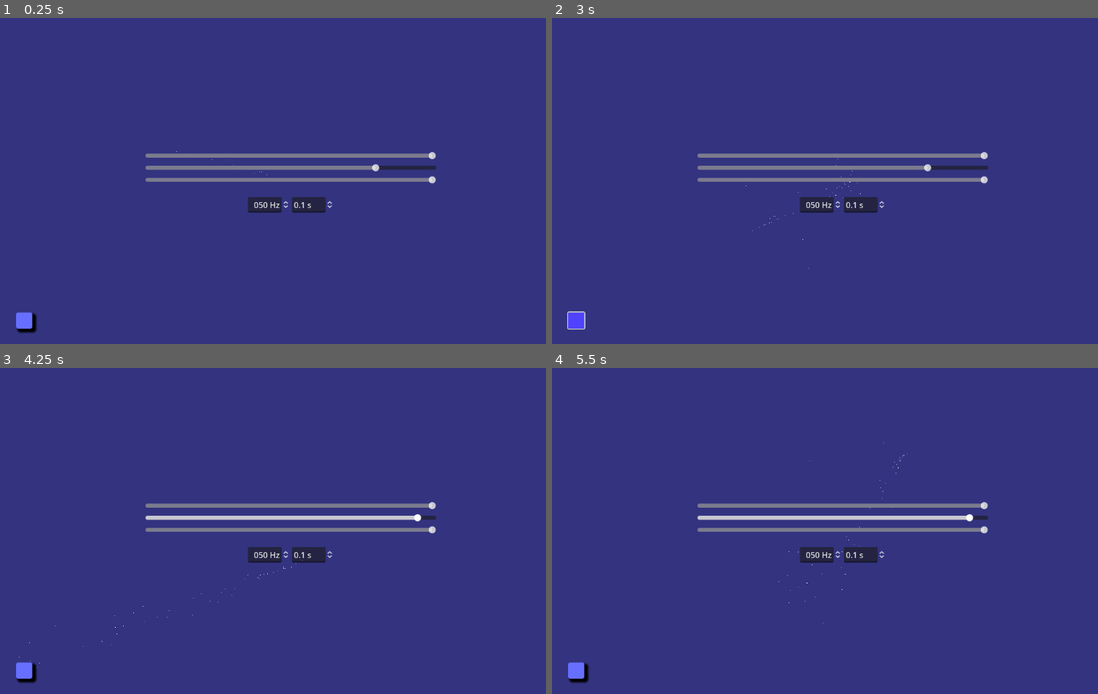
Above: before the commit, frames 1-4 (two rows, left to right).
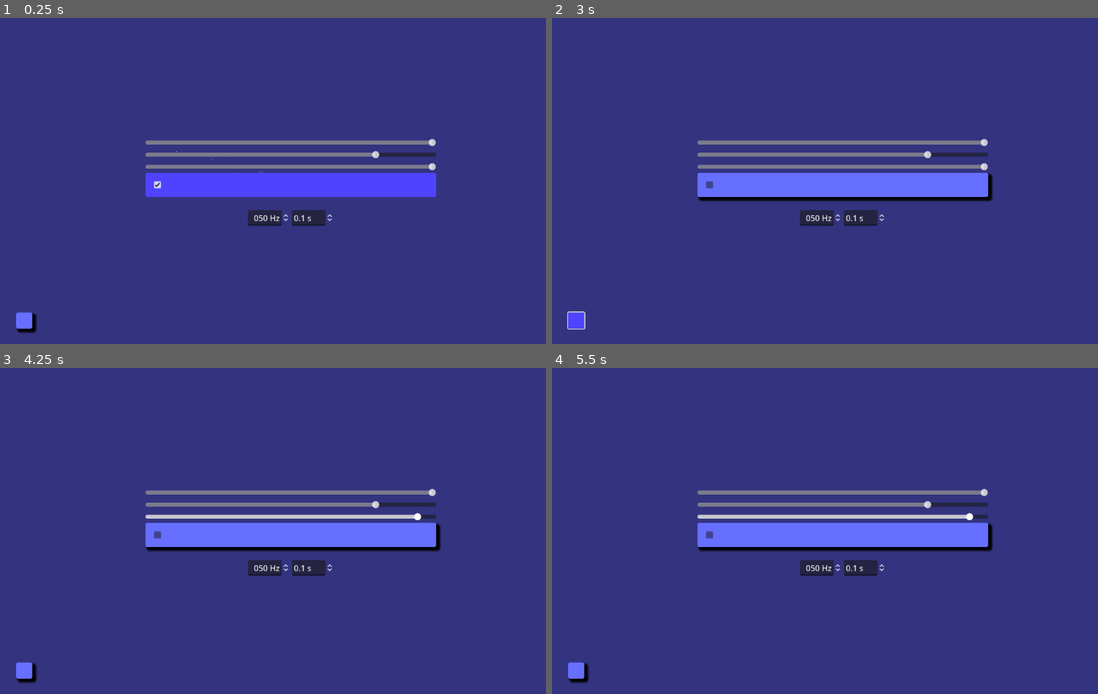
Above: after the commit, the same moments.

Repository: ViperZer0/minijam-179
Game: Godot game, scene res://scene/settings/settings.tscn
The game is run twice, just before and just after one commit, with the same random seed, the same clock (stepped at 60 frames per second) and the same inputs. This scene is started directly instead of the project's main scene.
Inputs (mouse positions are in pixels of both pictures, inside the frame that each line leads up to):
- Up to frame 1 (0.25 s): no input
- Up to frame 2 (3 s): click (841, 184) at 0.5 s, where only the run after the commit has a clickable "Enable Mouse Effects"; click (841, 184) at 1.25 s, where only the run after the commit has a clickable "Enable Mouse Effects"; click (841, 184) at 2 s, where only the run after the commit has a clickable "Enable Mouse Effects"; click "Back" at 2.75 s
- Up to frame 3 (4.25 s): move the mouse to (420, 514) at 3.52 s; press the mouse at (420, 514) at 3.53 s
- Up to frame 4 (5.5 s): release the mouse at (972, 514) at 4.25 s; drag from (726, 547) to (814, 596) at 4.27 s; tap Enter at 5 s; move the mouse to (901, 459) at 5.02 s; hold Space (play) from 5.03 s (still down); click (901, 459) at 5.17 s

The runs differ from the first frame. In frame 1, 6.7% of the frame differs, in the area x 26-80%, y 37-64%; in frame 2, 7.3%; in frame 3, 7.3%, in the area x 3-81%, y 37-92%; in frame 4, 7.3%.

Commit message:
Added setting to enable or disable mouse effects

Diff:
--- a/godot/component/background/background.gd
+++ b/godot/component/background/background.gd
@@ -1,4 +1,13 @@
 extends ColorRect
+
+@export var emitter_enabled: bool:
+	get:
+		if particle_emitter:
+			return particle_emitter.emitting
+		return false
+	set(value):
+		if particle_emitter:
+			particle_emitter.emitting = value
 @export var emitter_speed: float = 800.0
 
 @onready var particle_emitter: CPUParticles2D = %ParticleEmitter
--- a/godot/resource/theme.tres
+++ b/godot/resource/theme.tres
@@ -30,10 +30,51 @@
 shadow_size = 5
 shadow_offset = Vector2(5, 5)
 
+[sub_resource type="StyleBoxFlat" id="StyleBoxFlat_1tugt"]
+content_margin_left = 16.0
+content_margin_top = 16.0
+content_margin_right = 16.0
+content_margin_bottom = 16.0
+bg_color = Color(0.312979, 0.261698, 0.999947, 1)
+corner_radius_top_left = 4
+corner_radius_top_right = 4
+corner_radius_bottom_right = 4
+corner_radius_bottom_left = 4
+shadow_color = Color(0, 0, 0, 1)
+
+[sub_resource type="StyleBoxFlat" id="StyleBoxFlat_277fp"]
+content_margin_left = 16.0
+content_margin_top = 16.0
+content_margin_right = 16.0
+content_margin_bottom = 16.0
+bg_color = Color(0.400379, 0.434028, 0.999987, 1)
+corner_radius_top_left = 4
+corner_radius_top_right = 4
+corner_radius_bottom_right = 4
+corner_radius_bottom_left = 4
+shadow_color = Color(0, 0, 0, 1)
+shadow_size = 5
+shadow_offset = Vector2(5, 5)
+
+[sub_resource type="StyleBoxFlat" id="StyleBoxFlat_77fsm"]
+content_margin_left = 16.0
+content_margin_top = 16.0
+content_margin_right = 16.0
+content_margin_bottom = 16.0
+bg_color = Color(0.312979, 0.261698, 0.999947, 1)
+corner_radius_top_left = 4
+corner_radius_top_right = 4
+corner_radius_bottom_right = 4
+corner_radius_bottom_left = 4
+shadow_color = Color(0, 0, 0, 1)
+
 [resource]
 Button/fonts/font = ExtResource("1_4q7s8")
 Button/styles/hover = SubResource("StyleBoxFlat_g0211")
 Button/styles/normal = SubResource("StyleBoxFlat_vwg2w")
+CheckBox/styles/hover = SubResource("StyleBoxFlat_1tugt")
+CheckBox/styles/normal = SubResource("StyleBoxFlat_277fp")
+CheckBox/styles/pressed = SubResource("StyleBoxFlat_77fsm")
 Label/fonts/font = ExtResource("1_vtbg8")
 LargeLabel/base_type = &"Label"
 LargeLabel/font_sizes/font_size = 32
--- a/godot/scene/settings/settings.gd
+++ b/godot/scene/settings/settings.gd
@@ -38,3 +38,7 @@
 func _on_back_button_pressed():
 	# go back to wherever we cane from
 	scene_transition_service.reverse_last_zoom()
+
+func _on_enable_mouse_effects_toggled(toggled_on:bool):
+	# Is this a mistake?
+	Background.emitter_enabled = toggled_on
--- a/godot/scene/settings/settings.tscn
+++ b/godot/scene/settings/settings.tscn
@@ -60,6 +60,11 @@
 max_value = 1.0
 step = 0.05
 
+[node name="EnableMouseEffects" type="CheckBox" parent="MarginContainer/VBoxContainer"]
+layout_mode = 2
+button_pressed = true
+text = "Enable Mouse Effects"
+
 [node name="AdvancedAudioLabel" type="Label" parent="MarginContainer/VBoxContainer"]
 layout_mode = 2
 theme_type_variation = &"LargeLabel"
@@ -120,6 +125,7 @@
 [connection signal="value_changed" from="MarginContainer/VBoxContainer/MusicSlider" to="." method="_on_music_slider_value_changed"]
 [connection signal="value_changed" from="MarginContainer/VBoxContainer/ToneSlider" to="." method="_on_tone_slider_value_changed"]
 [connection signal="value_changed" from="MarginContainer/VBoxContainer/SFXSlider" to="." method="_on_sfx_slider_value_changed"]
+[connection signal="toggled" from="MarginContainer/VBoxContainer/EnableMouseEffects" to="." method="_on_enable_mouse_effects_toggled"]
 [connection signal="value_changed" from="MarginContainer/VBoxContainer/HBoxContainer/VBoxContainer/SampleRateEntry" to="." method="_on_sample_rate_entry_value_changed"]
 [connection signal="value_changed" from="MarginContainer/VBoxContainer/HBoxContainer/VBoxContainer2/BufferSizeEntry" to="." method="_on_buffer_size_entry_value_changed"]
 [connection signal="pressed" from="BackButton" to="." method="_on_back_button_pressed"]
Not shown: 1 places in godot/resource/theme.tres that only renumber resources
